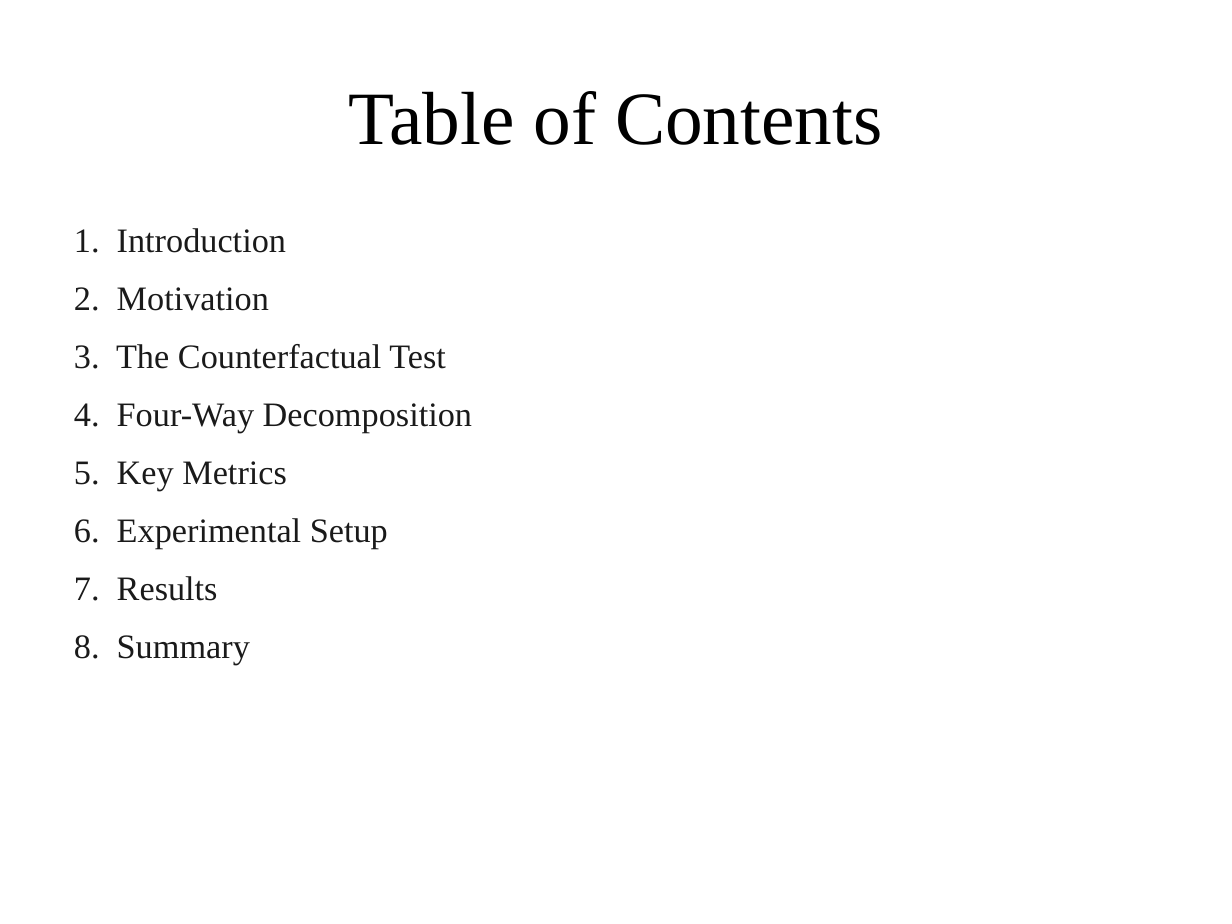
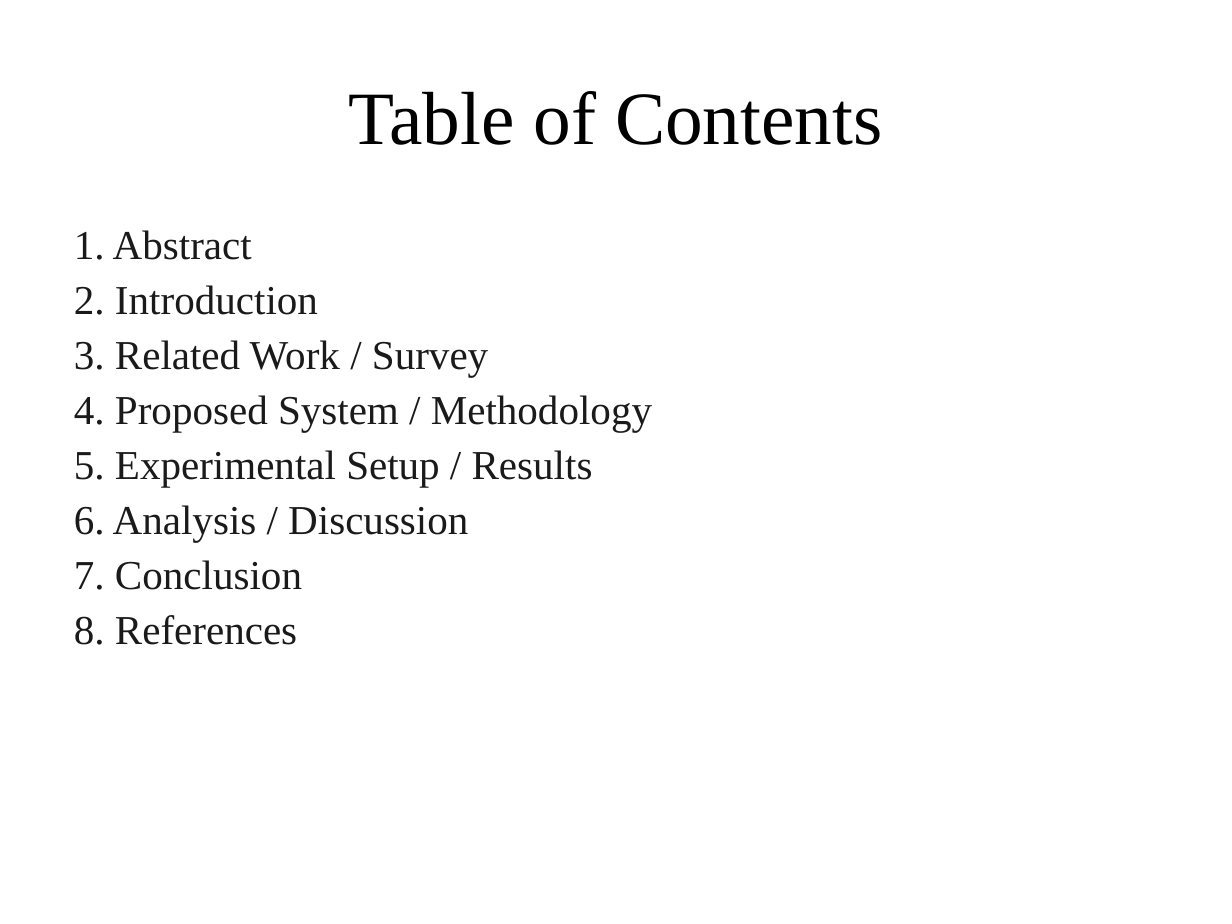
Before and after one commit to AmonWasHere/Proto, a slide deck: slide 3 of paper/ICIRSET-26_VERITAS_Presentation.pptx. Drawn at 1232x924 pixels with LibreOffice and Linux fonts; fonts in the diff are those of the drawing. Boxes give left, top, right and bottom in pixels: in the first picture for what was removed or moved away, otherwise in the second. Text is boxed around its words. In the diff, an @@ line names an element or a change of style, - is before the commit and + after.

Commit message:
Use ICIRSET template table of contents

```diff
--- a/paper/ICIRSET-26_VERITAS_Presentation.pptx
+++ b/paper/ICIRSET-26_VERITAS_Presentation.pptx
@@ text at box(74, 230, 652, 645): text changed; size 20 to 24 pt @@
-1. Introduction
-2. Motivation
-3. The Counterfactual Test
-4. Four-Way Decomposition
-5. Key Metrics
-6. Experimental Setup
-7. Results
-8. Summary
+1. Abstract
+2. Introduction
+3. Related Work / Survey
+4. Proposed System / Methodology
+5. Experimental Setup / Results
+6. Analysis / Discussion
+7. Conclusion
+8. References
```
Also in this commit, not shown: 1 other file.
